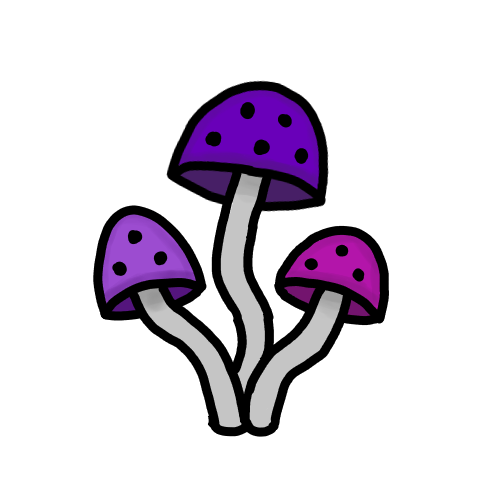
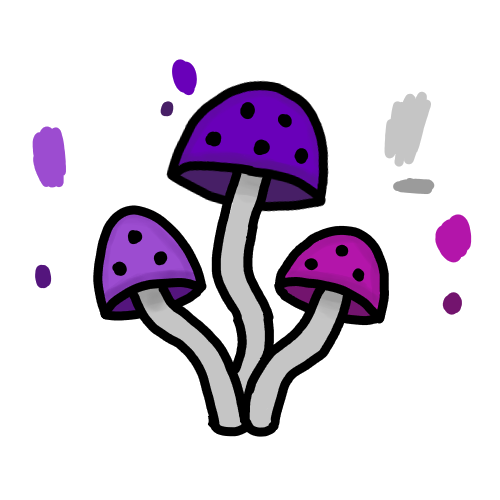
Layer changes from the first 500 x 500 image to the second:
showed "palette" over [32,59,472,315]
